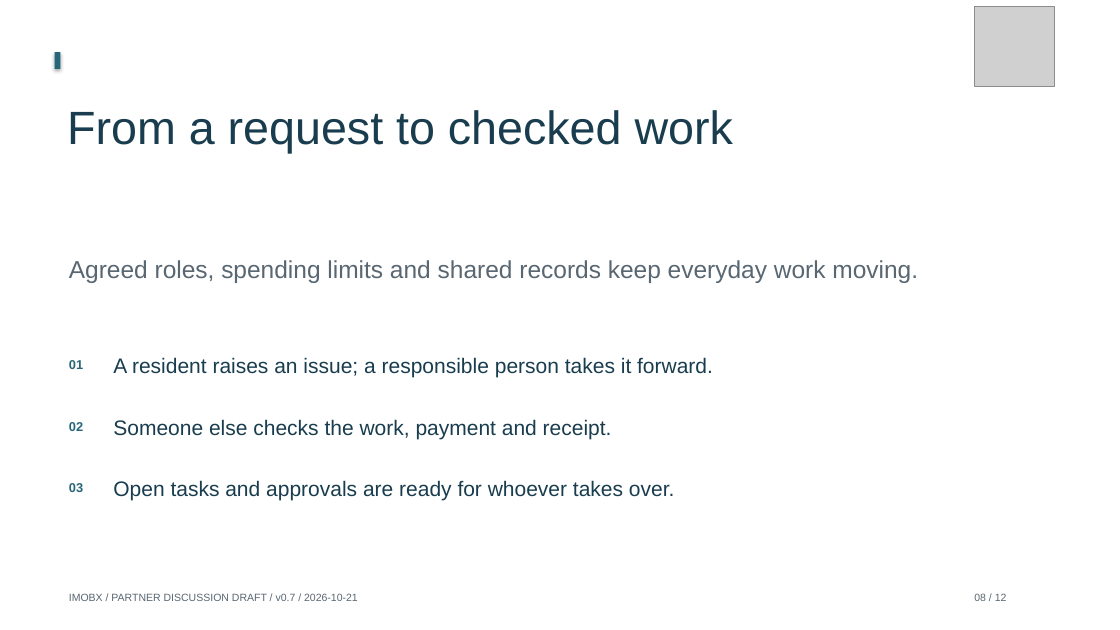
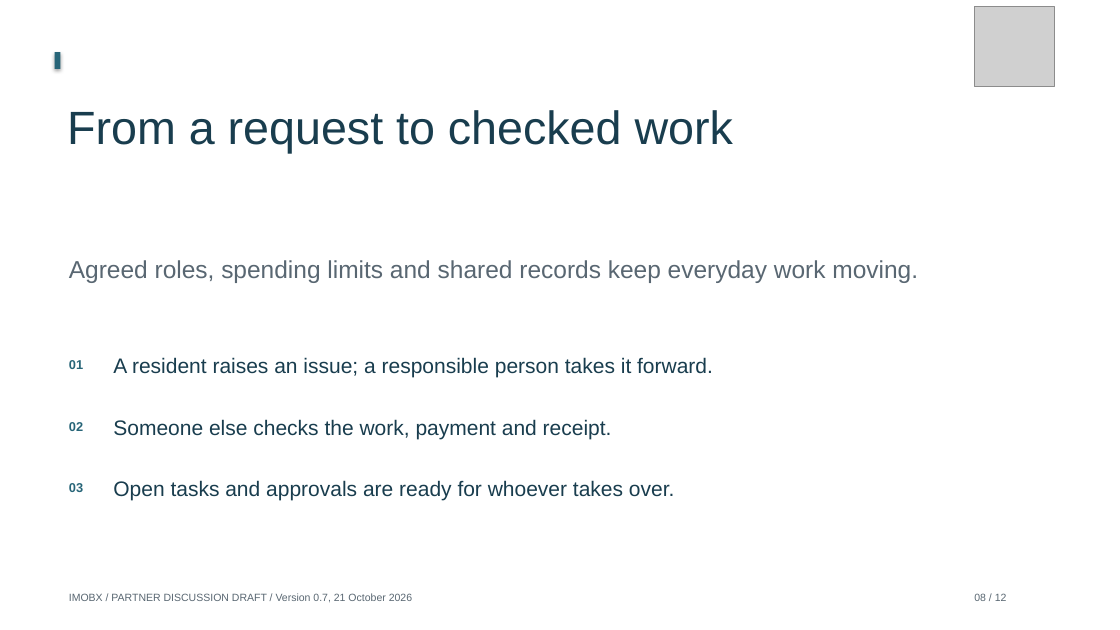
Before and after one commit to Siah-kin/imobx-website, a slide deck: slide 8 of pitchdeck.pptx. Drawn at 1120x630 pixels with LibreOffice and Linux fonts; fonts in the diff are those of the drawing; grey boxes stand for pictures. Boxes give left, top, right and bottom in pixels: in the first picture for what was removed or moved away, otherwise in the second. Text is boxed around its words. In the diff, an @@ line names an element or a change of style, - is before the commit and + after.

```diff
--- a/pitchdeck.pptx
+++ b/pitchdeck.pptx
@@ text at box(69, 593, 412, 602): text changed @@
-IMOBX / PARTNER DISCUSSION DRAFT / v0.7 / 2026-10-21
+IMOBX / PARTNER DISCUSSION DRAFT / Version 0.7, 21 October 2026
```
Also in this commit, not shown: 11 other slides changed, 32 other files.
